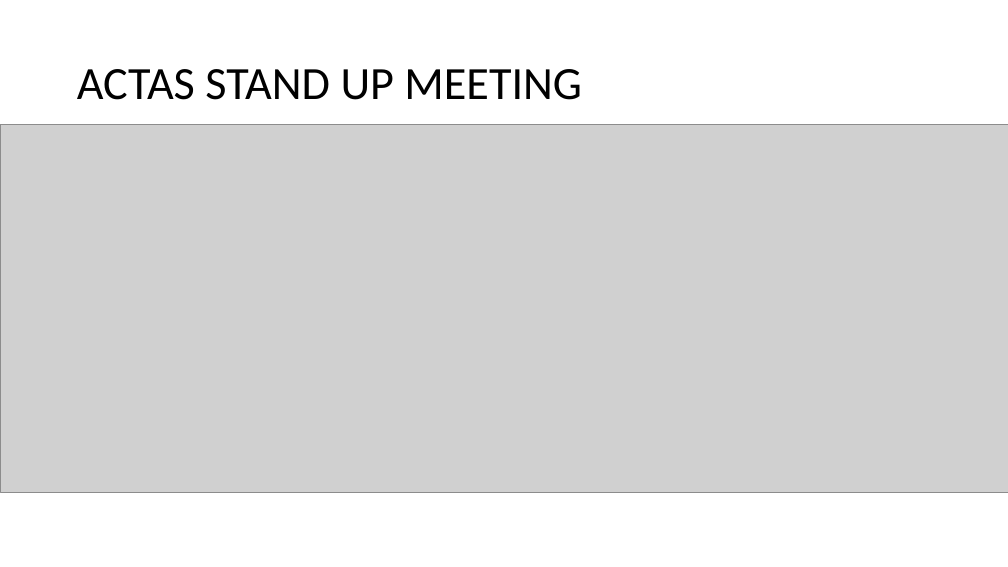
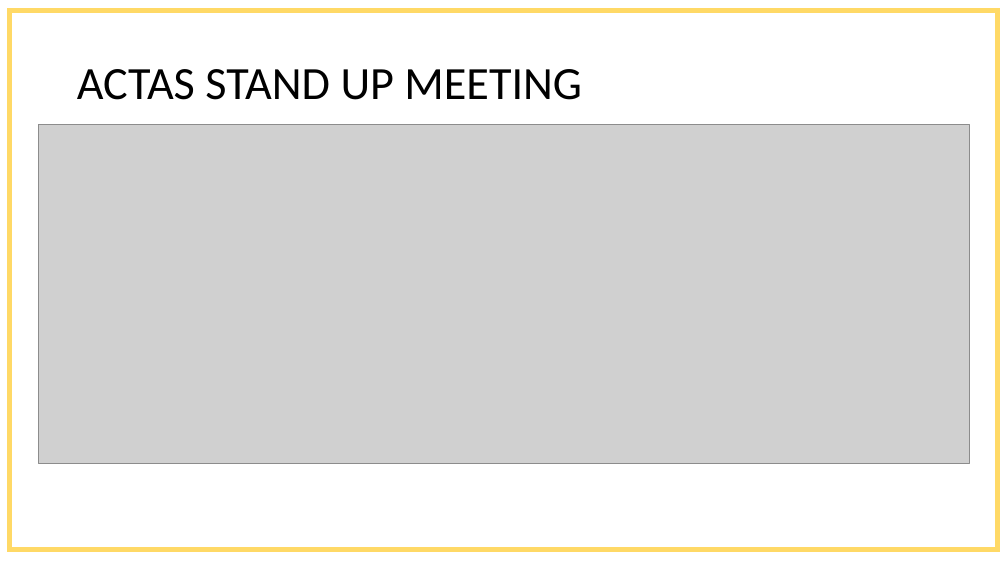
Before and after one commit to marianabetancur18/Ingenieria_Software, a slide deck: slide 3 of Semana 24-28 agosto/Presentación.pptx. Drawn at 1008x567 pixels with LibreOffice and Linux fonts; fonts in the diff are those of the drawing; grey boxes stand for pictures. Boxes give left, top, right and bottom in pixels: in the first picture for what was removed or moved away, otherwise in the second. Text is boxed around its words. In the diff, an @@ line names an element or a change of style, - is before the commit and + after.

Commit message:
Cambios

```diff
--- a/Semana 24-28 agosto/Presentación.pptx
+++ b/Semana 24-28 agosto/Presentación.pptx
@@ rectangle added at (9, 11, 997, 551), outline #FFD966 4.5 pt @@
@@ picture: place and size @@
-picture at (0, 124, 1008, 492)
+picture at (39, 124, 969, 464)
```
